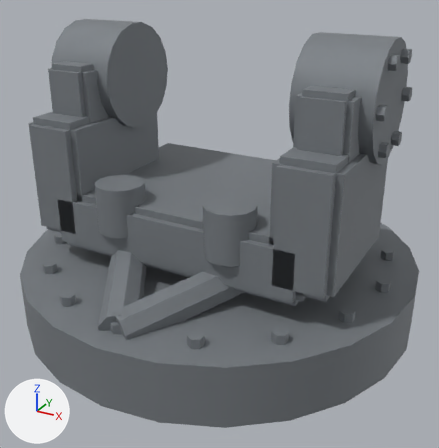
Before and after pictures for a commit that changed the glTF model prototype/assets/models/parts/ciws_mount.glb.
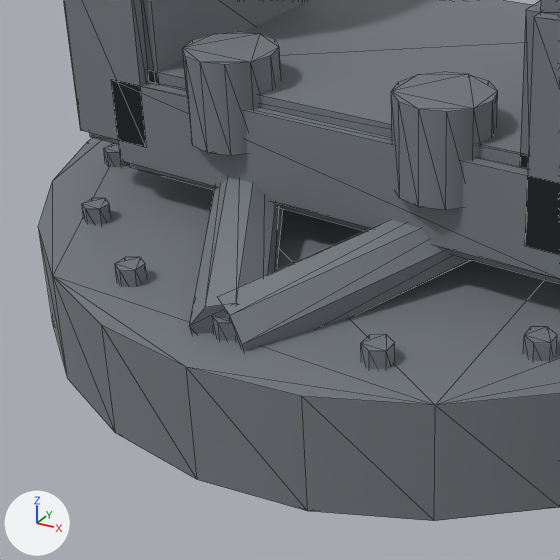
Each version is shown whole from a 50 mm camera at (0.435, -0.791, 0.532) aimed at (0.015, -0.027, 0.15), then close up on the part from 0% to 66% of the width and 35% to 100% of the height. Arrows for +X, +Y and +Z are at lower left; the lights stay in place. The first two pictures are the older version. The close-ups show mesh edges as thin lines. Vertices at exactly the same position are counted once.

In view in the first close-up: 'ciws_mount'.
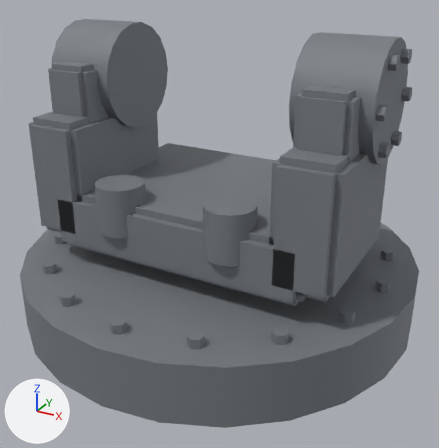
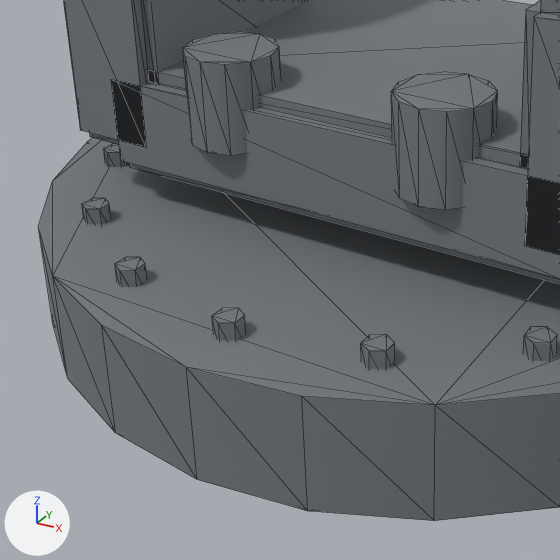
The change, as a diff of the scene's bpy script:
```diff
--- a/prototype/assets/models/parts/ciws_mount.glb.py
+++ b/prototype/assets/models/parts/ciws_mount.glb.py
@@ me_ciws_mount_mesh @@
 # used by ob_ciws_mount; location = (0.0, 0.0, 0.0)
-me_ciws_mount_mesh.from_pydata(...)  # 696 vertices, 1232 faces; spans x -0.315..0.315, y -0.315..0.315, z 0.0..0.44
+me_ciws_mount_mesh.from_pydata(...)  # 664 vertices, 1176 faces; spans x -0.315..0.315, y -0.315..0.315, z 0.0..0.44
+# me_ciws_mount_mesh part 1: the loose piece of 16 vertices spanning x -0.022..0.157, y -0.284..-0.031, z 0.064..0.161 is deleted
+# me_ciws_mount_mesh part 2: the loose piece of 16 vertices spanning x -0.157..0.022, y -0.284..-0.031, z 0.064..0.161 is deleted
 me_ciws_mount_mesh.materials.append(mat_ciws_mount_mat)
```

Boxes [x1, y1, x2, y2] around the edits, measured in the close-ups (560 x 560 px):
part 1 of me_ciws_mount_mesh, deleted
    before: [217, 220, 470, 351]
part 2 of me_ciws_mount_mesh, deleted
    before: [189, 178, 283, 334]
